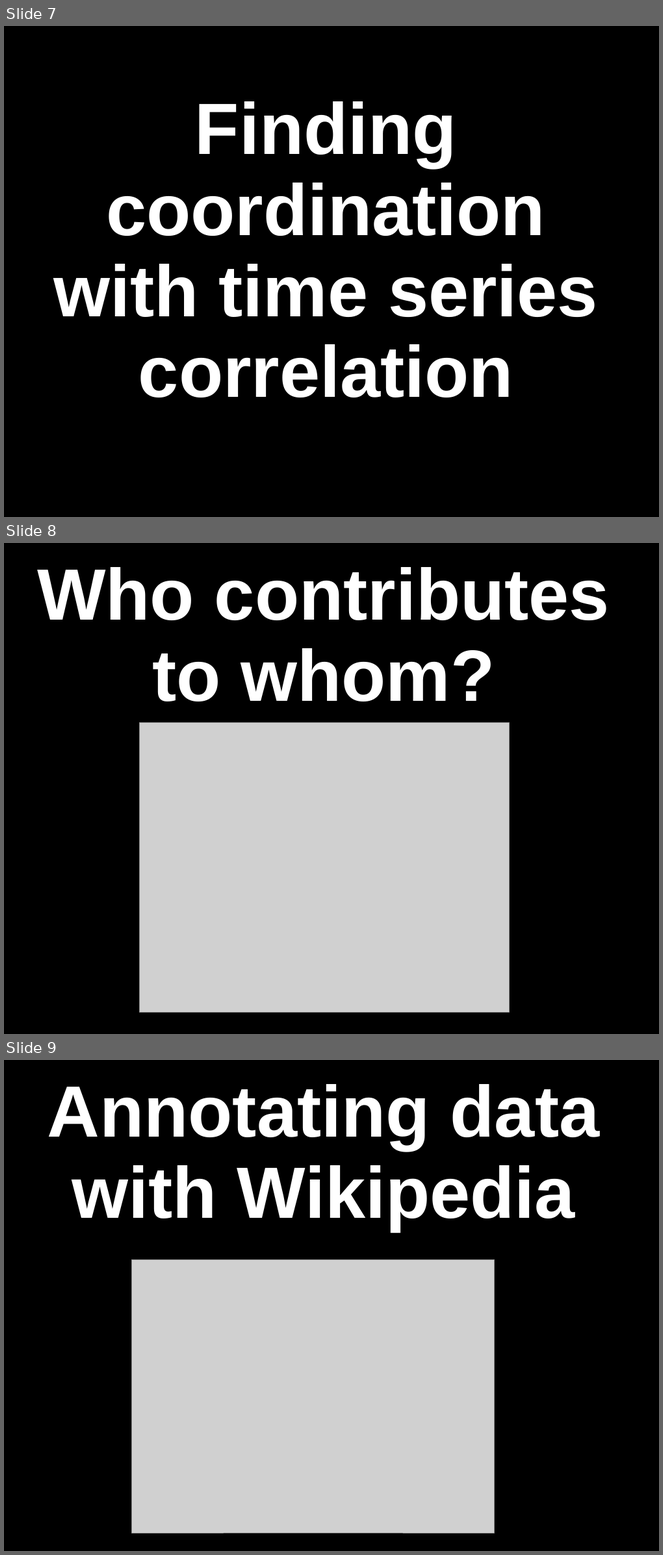
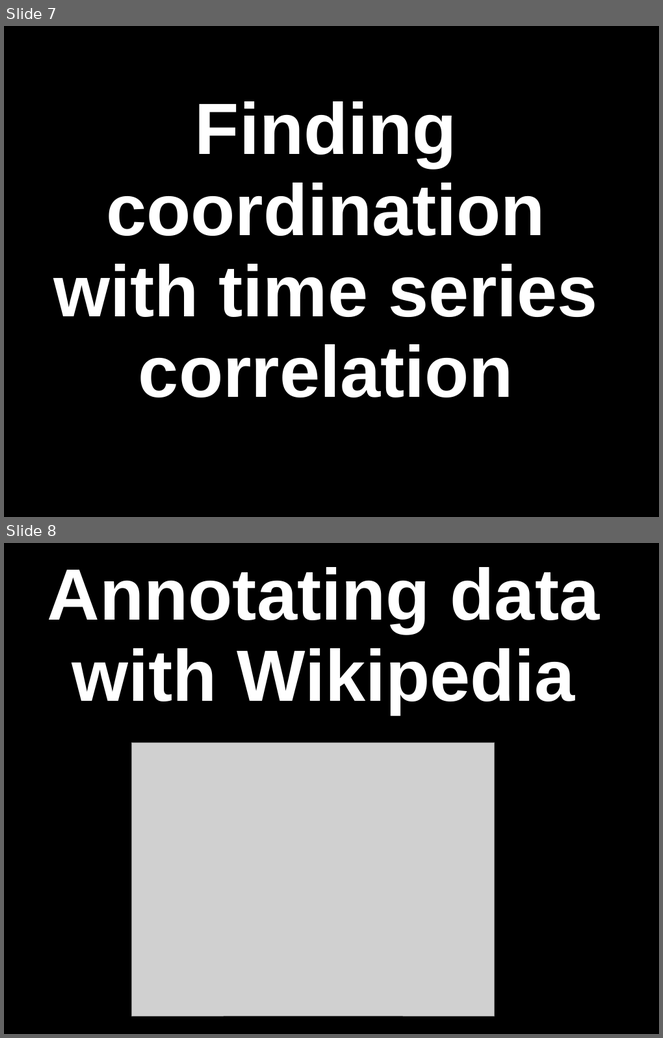
Before and after one commit to cjdd3b/nicar2013, a slide deck: campaign-finance/campaign-finance.ppt. Shown one above the other, each under a label of ours: slides 7, 8 and 9 before the commit, slides 7 and 8 after it. The pictures are 663x1555 and 663x1038 pixels, drawn with LibreOffice and Linux fonts; fonts in the diff are those of the drawing; grey boxes stand for pictures. Boxes give left, top, right and bottom in pixels: in the first picture for what was removed or moved away, otherwise in the second. Text is boxed around its words. In the diff, an @@ line names an element or a change of style, - is before the commit and + after.

```diff
--- a/campaign-finance/campaign-finance.ppt
+++ b/campaign-finance/campaign-finance.ppt
@@ slide 8 removed at bbox=[4, 543, 659, 1034], background #000000 @@
@@ text removed at bbox=[37, 567, 610, 702] @@
-Who contributes
-to whom?
@@ picture removed at bbox=[140, 722, 509, 1012] @@
@@ what was slide 9 is now slide 8 @@
```
Also in this commit, not shown: 1 other file.
